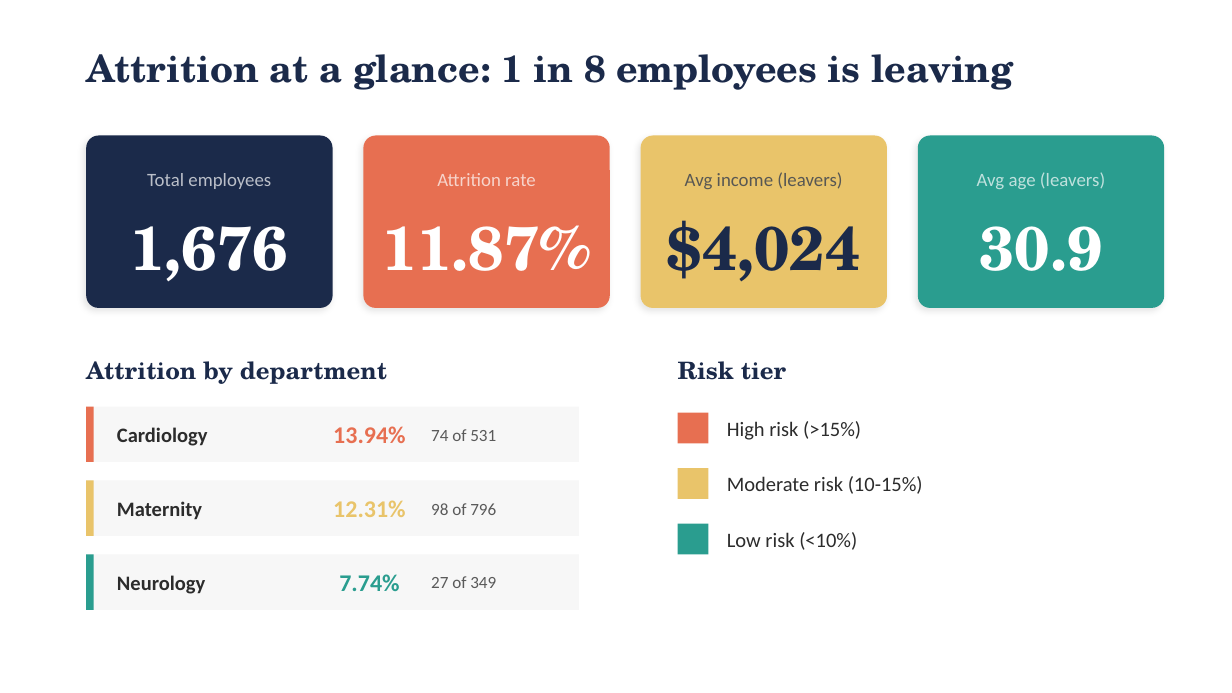
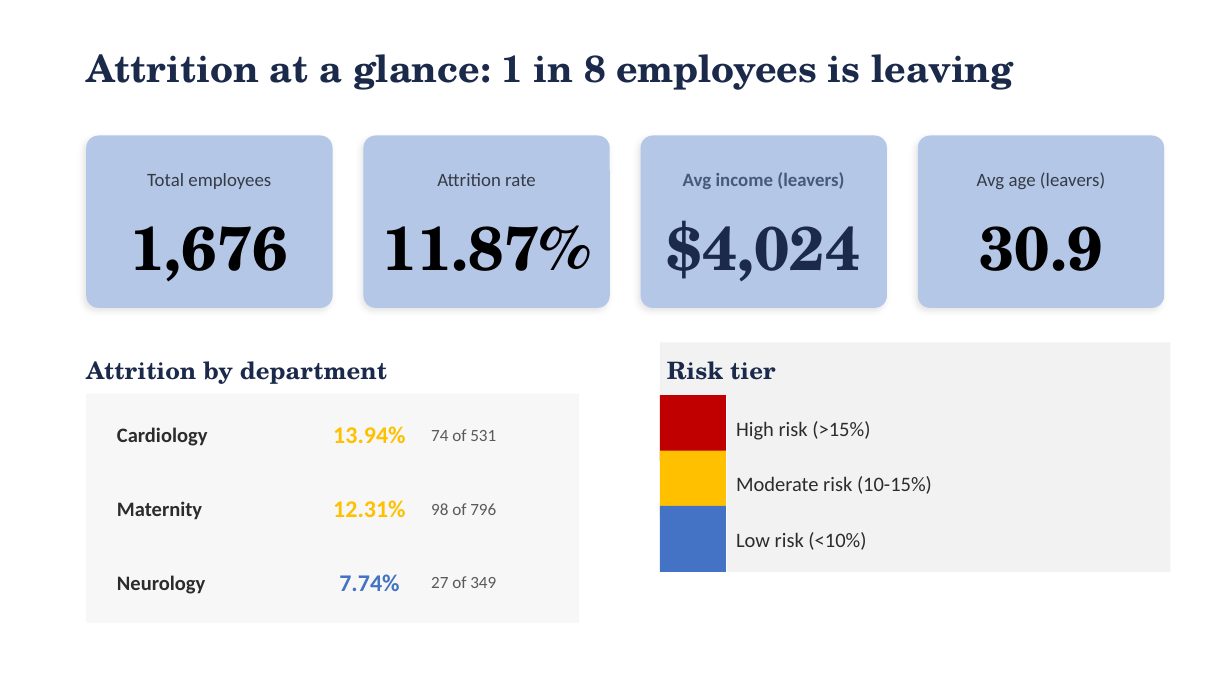
Before and after one commit to sjaivaranasi/Watson-Healthcare-Attrition-Analysis, a slide deck: slide 3 of presentation/Watson_Healthcare_Attrition_Presentation.pptx. Drawn at 1232x693 pixels with LibreOffice and Linux fonts; fonts in the diff are those of the drawing. Boxes give left, top, right and bottom in pixels: in the first picture for what was removed or moved away, otherwise in the second. Text is boxed around its words. In the diff, an @@ line names an element or a change of style, - is before the commit and + after.

Commit message:
update presentation to match new viz color scheme

```diff
--- a/presentation/Watson_Healthcare_Attrition_Presentation.pptx
+++ b/presentation/Watson_Healthcare_Attrition_Presentation.pptx
@@ rounded rectangle at bbox=[86, 136, 333, 308]: fill #1B2A4A to #B4C7E7 @@
@@ rounded rectangle at bbox=[363, 136, 610, 308]: fill #E76F51 to #B4C7E7 @@
@@ rounded rectangle at bbox=[641, 136, 887, 308]: fill #E9C46A to #B4C7E7 @@
@@ rounded rectangle at bbox=[918, 136, 1164, 308]: fill #2A9D8F to #B4C7E7 @@
@@ text "Avg income (leavers)" at bbox=[683, 172, 844, 189]: bold on @@
@@ text colour #FFFFFF at 70% opacity to #000000 at 70% opacity in 3 elements at bbox=[147, 173, 271, 189], bbox=[437, 173, 536, 186], bbox=[977, 172, 1105, 189] @@
@@ text colour #FFFFFF to #000000 in 3 elements at bbox=[131, 226, 288, 282], bbox=[382, 225, 590, 271], bbox=[979, 226, 1102, 271] @@
@@ rectangle "Risk tier": place and size @@
-rectangle "Risk tier" at bbox=[678, 361, 786, 380]
+rectangle "Risk tier" at bbox=[660, 342, 1170, 397]
@@ rectangle "Risk tier" at bbox=[660, 342, 1170, 397]: fill none to #F2F2F2 @@
@@ rectangle: place and size @@
-rectangle at bbox=[86, 407, 579, 462]
+rectangle at bbox=[86, 394, 579, 476]
@@ rectangle removed at bbox=[86, 407, 94, 462] @@
@@ text "13.94%" at bbox=[333, 426, 405, 444]: text colour #E76F51 to #FFC000 @@
@@ rectangle: place and size @@
-rectangle at bbox=[678, 413, 708, 444]
+rectangle at bbox=[660, 395, 727, 462]
@@ rectangle at bbox=[660, 395, 727, 462]: fill #E76F51 to #C00000 @@
@@ text "High risk (>15%)": place and size @@
-text "High risk (>15%)" at bbox=[727, 421, 861, 440]
+text "High risk (>15%)" at bbox=[736, 421, 870, 440]
@@ rectangle: place and size @@
-rectangle at bbox=[86, 480, 579, 536]
+rectangle at bbox=[86, 472, 579, 546]
@@ rectangle: place and size @@
-rectangle at bbox=[678, 468, 708, 499]
+rectangle at bbox=[660, 451, 727, 517]
@@ rectangle at bbox=[660, 451, 727, 517]: fill #E9C46A to #FFC000 @@
@@ text "Moderate risk (10-15%)": place and size @@
-text "Moderate risk (10-15%)" at bbox=[727, 476, 923, 494]
+text "Moderate risk (10-15%)" at bbox=[736, 476, 932, 494]
@@ rectangle removed at bbox=[86, 480, 94, 536] @@
@@ text "12.31%" at bbox=[333, 500, 405, 518]: text colour #E9C46A to #FFC000 @@
@@ rectangle: place and size @@
-rectangle at bbox=[678, 524, 708, 554]
+rectangle at bbox=[660, 506, 727, 573]
@@ rectangle at bbox=[660, 506, 727, 573]: fill #2A9D8F to #4472C4 @@
@@ rectangle "Low risk (<10%)" at bbox=[727, 506, 1170, 573]: fill none to #F2F2F2 @@
@@ rectangle "Low risk (<10%)": place and size @@
-rectangle "Low risk (<10%)" at bbox=[727, 532, 857, 550]
+rectangle "Low risk (<10%)" at bbox=[727, 506, 1170, 573]
@@ rectangle: place and size @@
-rectangle at bbox=[86, 554, 579, 610]
+rectangle at bbox=[86, 542, 579, 623]
@@ rectangle removed at bbox=[86, 554, 94, 610] @@
@@ text "7.74%" at bbox=[339, 574, 399, 591]: text colour #2A9D8F to #4472C4 @@
```
Also in this commit, not shown: 9 other slides changed, 2 other files.
